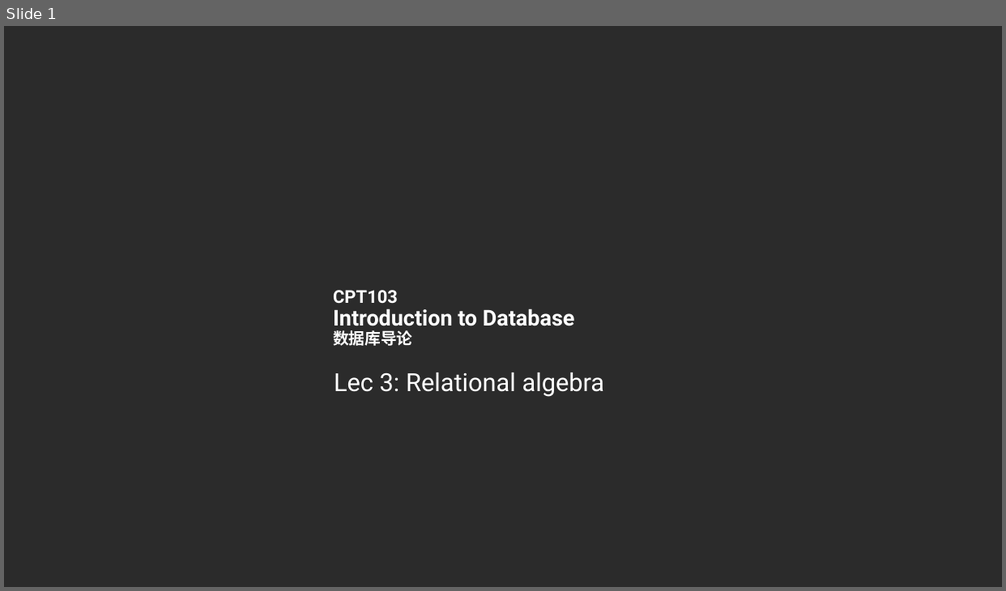
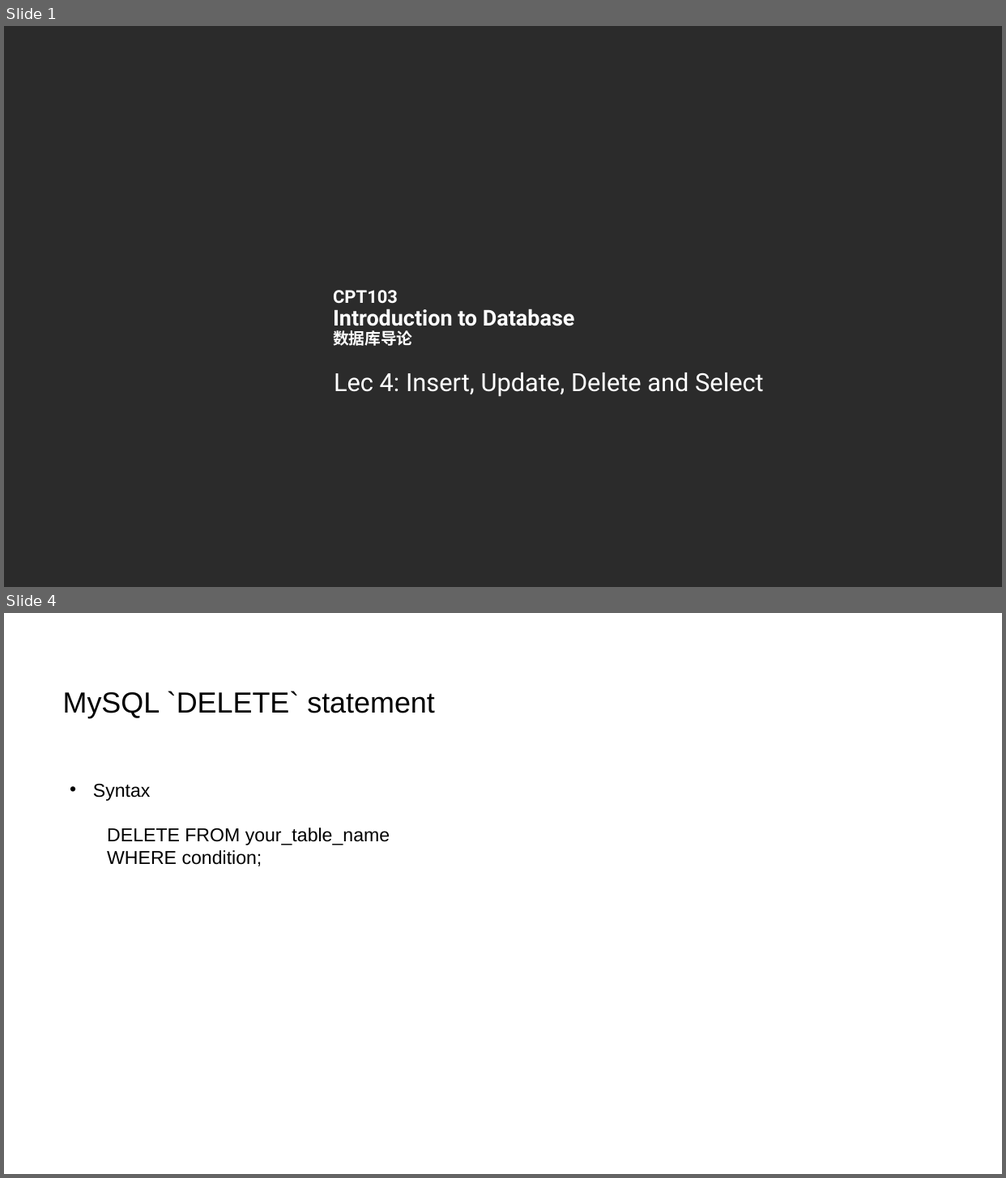
Before and after one commit to FawcettSimiyu/CPT103-Files, a slide deck: Presentation/Lec4/CPT103_Lec4.pptx. Shown one above the other, each under a label of ours: slide 1 before the commit, slides 1 and 4 after it; the slides between them are not shown. The pictures are 1006x591 and 1006x1178 pixels, drawn with LibreOffice and Linux fonts; fonts in the diff are those of the drawing; background and template pictures are left out; a plain dark background stands for a picture behind light text. Boxes give left, top, right and bottom in pixels: in the first picture for what was removed or moved away, otherwise in the second. Text is boxed around its words. In the diff, an @@ line names an element or a change of style, - is before the commit and + after.

```diff
--- a/Presentation/Lec4/CPT103_Lec4.pptx
+++ b/Presentation/Lec4/CPT103_Lec4.pptx
@@ slide 4 added at (4,613,1002,1174), background #FFFFFF @@
@@ text added at (63,691,435,718), 28 pt, text #000000 @@
+MySQL `DELETE` statement
@@ text added at (93,784,390,867), 18 pt, text #000000 @@
+• Syntax
+  DELETE FROM your_table_name
+  WHERE condition;
@@ slide 1 changed as well @@
@@ text at (334,373,764,397): text changed @@
-Lec 3: Relational algebra
+Lec 4: Insert, Update, Delete and Select
```
Also in this commit, not shown: 2 other slides added, 32 slides removed, 4 other files.
